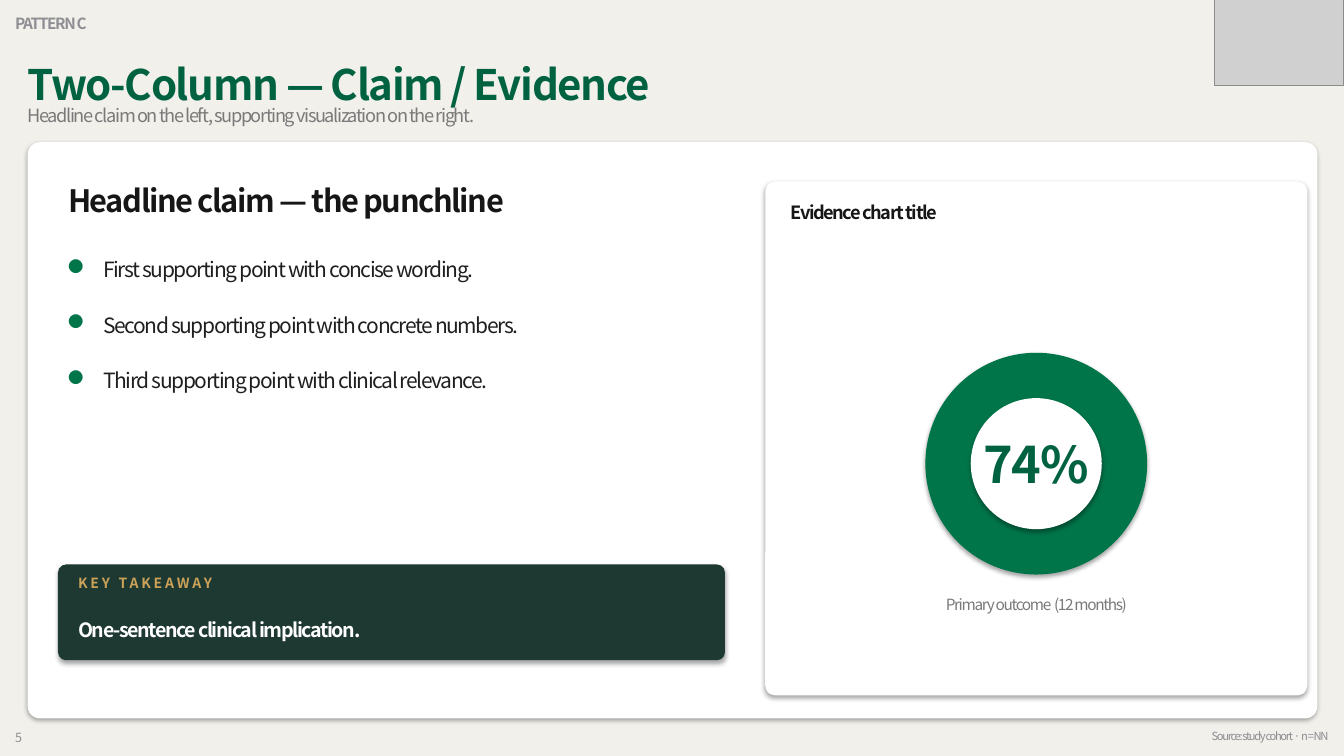
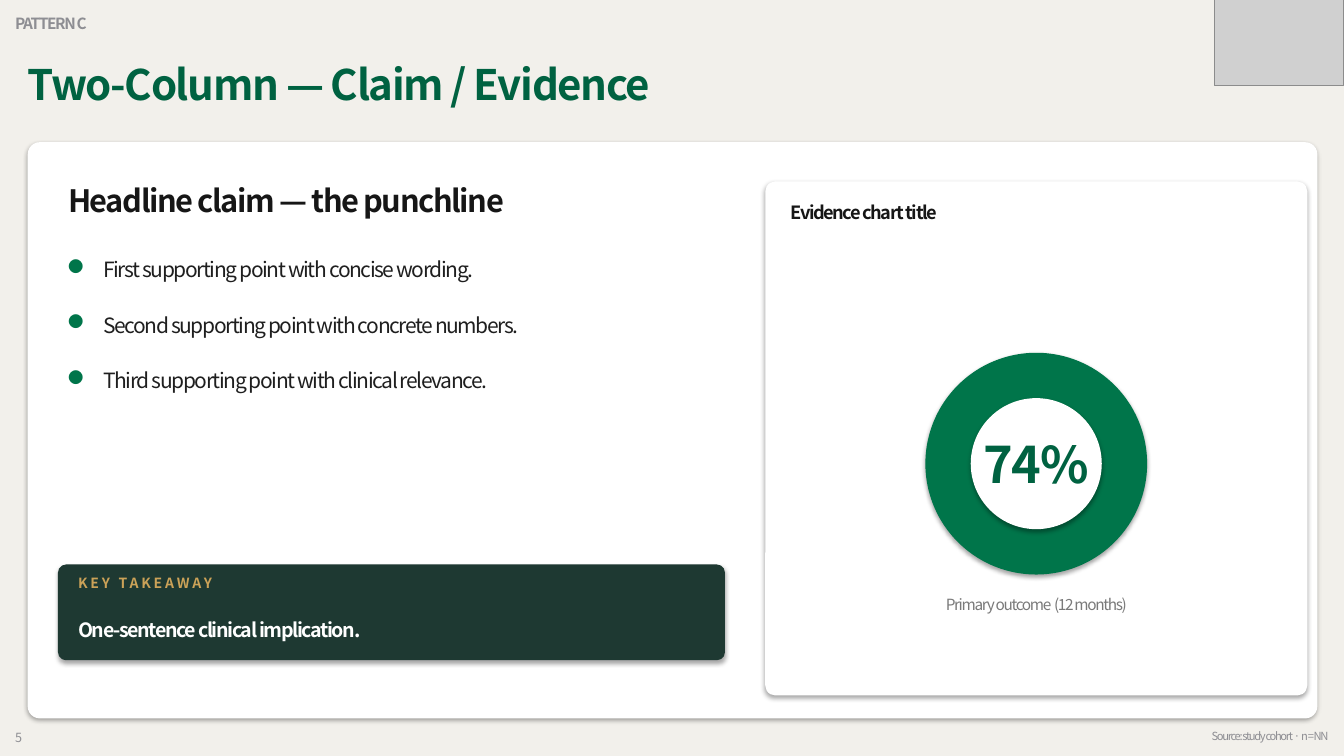
Before and after one commit to grotyx/medical-ppt-design, a slide deck: slide 5 of backbone_slides.pptx. Drawn at 1344x756 pixels with LibreOffice and Linux fonts; fonts in the diff are those of the drawing; grey boxes stand for pictures. Boxes give left, top, right and bottom in pixels: in the first picture for what was removed or moved away, otherwise in the second. Text is boxed around its words. In the diff, an @@ line names an element or a change of style, - is before the commit and + after.

```diff
--- a/backbone_slides.pptx
+++ b/backbone_slides.pptx
@@ text removed at box(28, 103, 474, 127) @@
-Headline claim on the left, supporting visualization on the right.
```
Also in this commit, not shown: 8 other slides changed, 1 other file.
